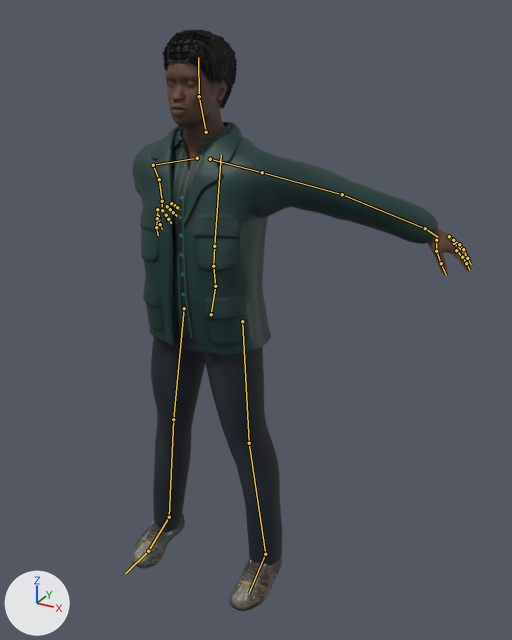
Before and after pictures for a commit that changed the glTF model public/models/characters/protagonist.glb.
Before and after are seen from a 50 mm camera at (1.125, -1.756, 1.874) aimed at (0.149, 0.017, 0.987). The lights are fixed; the arrows at lower left show +X, +Y and +Z. The first picture is the older version. Both versions are drawn at frame 0 of the action 'aim'; the numbers are the values there. The bones that change, and the others that lie on the model, are drawn over the model as lines.

The first picture shows 'CharcoalJeansMesh', 'HairShoesMesh', 'SkinEyesMesh', 'TealTechnicalJacketMesh'.
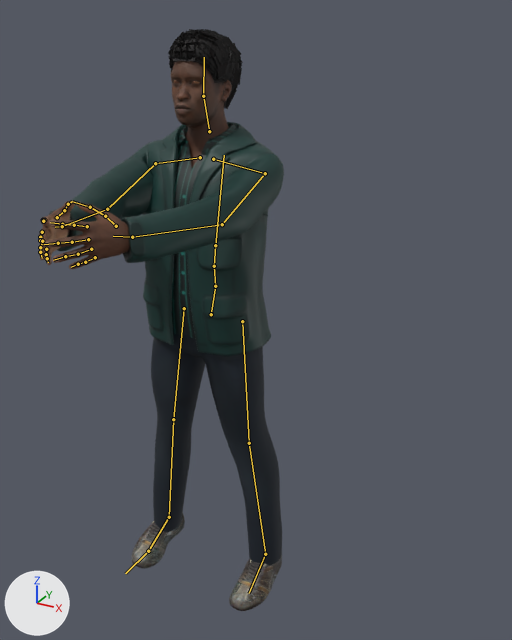
The change, as a list of edits to the scene's bpy script:
```text
Change bone_spine:
    where bone_spine = bpy.data.objects['JohannesburgProtagonist'].pose.bones['Spine']  # child of 'Hips'
    bone_spine.rotation_quaternion: (1.0, 0.0, 0.0, 0.0) -> (1.0, -0.02, 0.0, 0.0)  # degrees (0, 0, 0) -> degrees (-2, 0, 0)
Change bone_chest:
    where bone_chest = bpy.data.objects['JohannesburgProtagonist'].pose.bones['Chest']  # child of 'Spine'
    bone_chest.rotation_quaternion: (0.999, -0.04, -0.001, 0.02) -> (1.0, -0.025, 0.0, 0.01)  # degrees (-5, 0, 2) -> degrees (-3, 0, 1)
Change bone_upperarm_l:
    where bone_upperarm_l = bpy.data.objects['JohannesburgProtagonist'].pose.bones['UpperArm_L']  # child of 'clavicle_l'
    bone_upperarm_l.rotation_quaternion: (0.911, -0.354, -0.028, 0.212) -> (0.785, 0.481, -0.204, -0.332)  # degrees (-41, 6, 24) -> degrees (63, 0, -46)
Change bone_lowerarm_l:
    where bone_lowerarm_l = bpy.data.objects['JohannesburgProtagonist'].pose.bones['LowerArm_L']  # child of 'UpperArm_L'
    bone_lowerarm_l.rotation_quaternion: (0.951, -0.305, 0.018, -0.057) -> (0.965, -0.171, 0.035, -0.196)  # degrees (-36, 0, -7) -> degrees (-20, 0, -23)
Change bone_upperarm_r:
    where bone_upperarm_r = bpy.data.objects['JohannesburgProtagonist'].pose.bones['UpperArm_R']  # child of 'clavicle_r'
    bone_upperarm_r.rotation_quaternion: (0.885, -0.446, 0.0, -0.134) -> (0.785, 0.481, 0.204, 0.332)  # degrees (-53, -7, -14) -> degrees (63, 0, 46)
Change bone_lowerarm_r:
    where bone_lowerarm_r = bpy.data.objects['JohannesburgProtagonist'].pose.bones['LowerArm_R']  # child of 'UpperArm_R'
    bone_lowerarm_r.rotation_quaternion: (0.932, -0.351, -0.032, 0.084) -> (0.965, -0.171, -0.035, 0.196)  # degrees (-41, 0, 10) -> degrees (-20, 0, 23)
```

Changed parts and their boxes [x1, y1, x2, y2] in the pictures (512 x 640 px):
'TealTechnicalJacketMesh', posed (23% narrower)
    before: [132, 122, 438, 356]
    after: [49, 122, 284, 356]
'SkinEyesMesh', posed
    before: [165, 62, 473, 273]
    after: [38, 61, 232, 269]
'HairShoesMesh', posed
    before: [132, 30, 282, 611]
    after: [132, 29, 282, 611]
bone 'Spine', root to tip
    before: (215, 286) to (213, 266)
    after: (215, 286) to (214, 266)
bone 'Chest', root to tip
    before: (213, 266) to (214, 246)
    after: (214, 266) to (215, 245)
bone 'UpperArm_L', root to tip
    before: (262, 172) to (342, 194)
    after: (265, 173) to (222, 224)
bone 'LowerArm_L', root to tip
    before: (342, 194) to (425, 228)
    after: (222, 224) to (132, 237)
bone 'UpperArm_R', root to tip
    before: (153, 165) to (159, 179)
    after: (155, 163) to (107, 209)
bone 'LowerArm_R', root to tip
    before: (159, 179) to (162, 201)
    after: (107, 209) to (62, 226)
